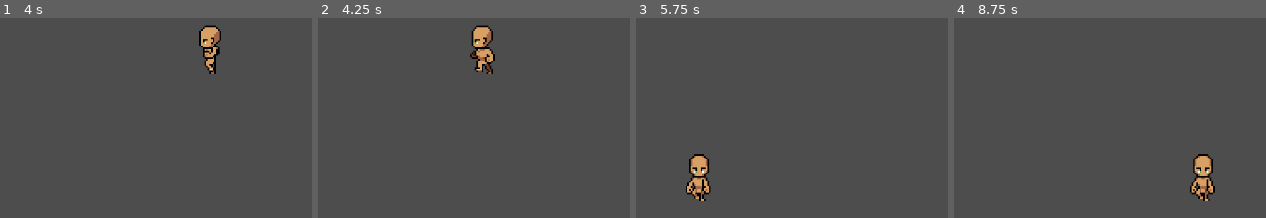
Above: before the commit, frames 1-4 (left to right).
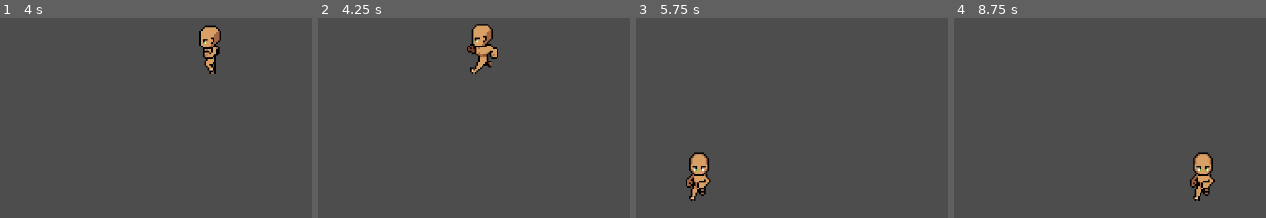
Above: after the commit, the same moments.

Repository: yliris/four-directional-movement-system
Game: Godot game, scene res://world.tscn
Same seed, same stepped clock (60 frames per second), same inputs: the game is played once before the commit and once after it.
Inputs:
- Up to frame 1 (4 s): hold D (walk_right) 0.53-1.28 s; hold Shift (sprint) 0.53-1.28 s; hold S (walk_down) 1.28-2.03 s; tap Shift (sprint) at 1.35, 2.85 s; hold D (walk_right) 2.03-2.78 s; hold Shift (sprint) 2.03-2.78 s; hold W (walk_up) 2.78-3.53 s; hold A (walk_left) from 3.53 s (still down); hold Shift (sprint) from 3.53 s (still down)
- Up to frame 2 (4.25 s): keep holding A (walk_left); keep holding Shift (sprint)
- Up to frame 3 (5.75 s): release Shift (sprint) at 4.28 s; tap Shift (sprint) at 4.35 s; release A (walk_left) at 5.03 s; hold S (walk_down) from 5.03 s (still down); hold Shift (sprint) from 5.03 s (still down)
- Up to frame 4 (8.75 s): release S (walk_down) at 5.78 s; release Shift (sprint) at 5.78 s; hold D (walk_right) 5.78-6.53 s; tap Shift (sprint) at 5.85, 7.35 s; hold W (walk_up) 6.53-7.28 s; hold Shift (sprint) 6.53-7.28 s; hold D (walk_right) 7.28-8.03 s; hold S (walk_down) from 8.03 s (still down); hold Shift (sprint) from 8.03 s (still down)

Frame 1 is identical in both runs. In frame 2, 1.1% of the frame differs, in the area x 47-58%, y 3-28%; in frame 3, 1.0%; in frame 4, 1.0%.

Commit message:
fixed run_left & run_down frames

Diff:
--- a/player.tscn
+++ b/player.tscn
@@ -21,6 +21,7 @@
 [sub_resource type="Animation" id="Animation_nvl01"]
 resource_name = "run_down"
 length = 0.6
+loop_mode = 1
 step = 0.1
 tracks/0/type = "value"
 tracks/0/imported = false
@@ -38,6 +39,7 @@
 [sub_resource type="Animation" id="Animation_ivps1"]
 resource_name = "run_left"
 length = 0.6
+loop_mode = 1
 step = 0.1
 tracks/0/type = "value"
 tracks/0/imported = false
@@ -356,7 +358,6 @@
 graph_offset = Vector2(-167, -75)
 
 [sub_resource type="AnimationNodeBlendTree" id="AnimationNodeBlendTree_n7ghd"]
-graph_offset = Vector2(-386, -28)
 nodes/StateMachine/node = SubResource("AnimationNodeStateMachine_b26j0")
 nodes/StateMachine/position = Vector2(40, 80)
 node_connections = [&"output", 0, &"StateMachine"]
